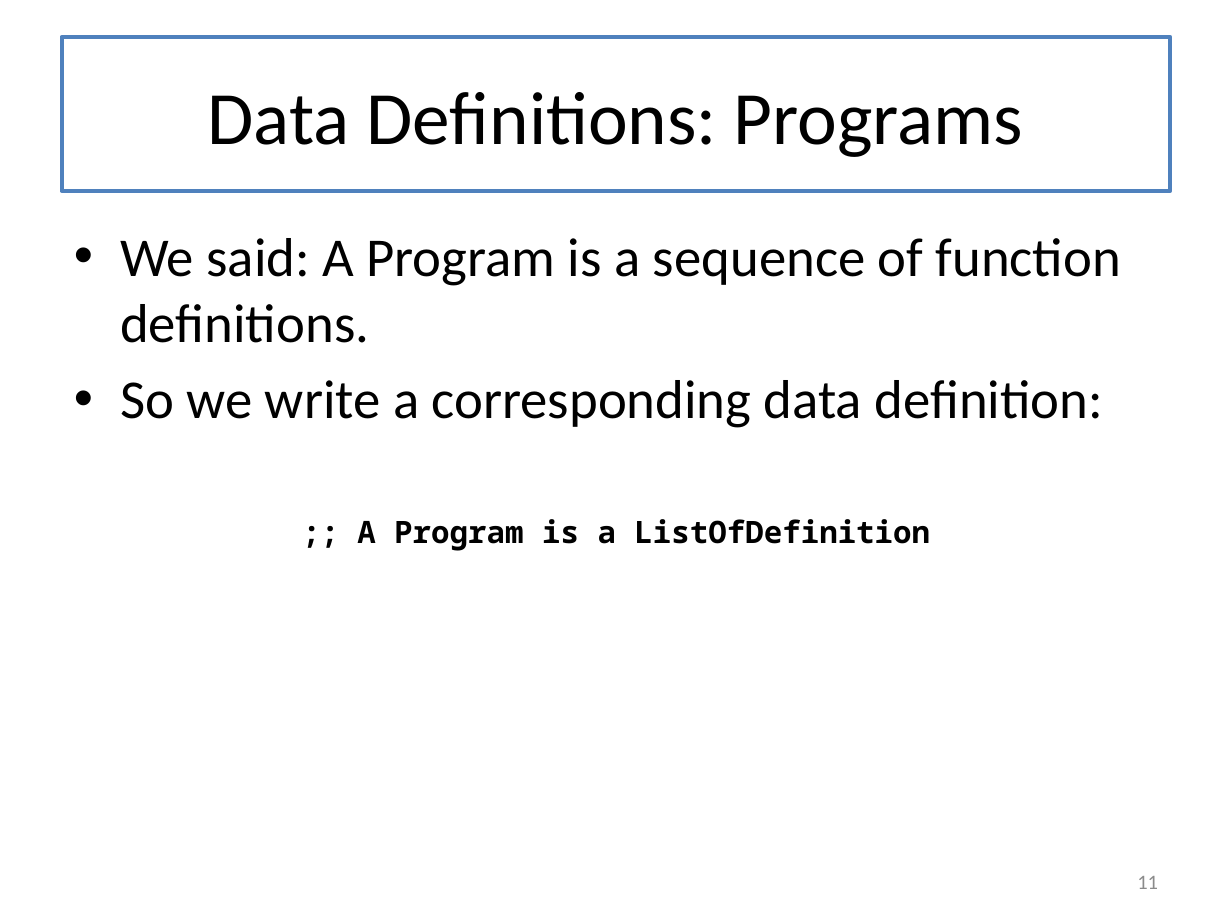
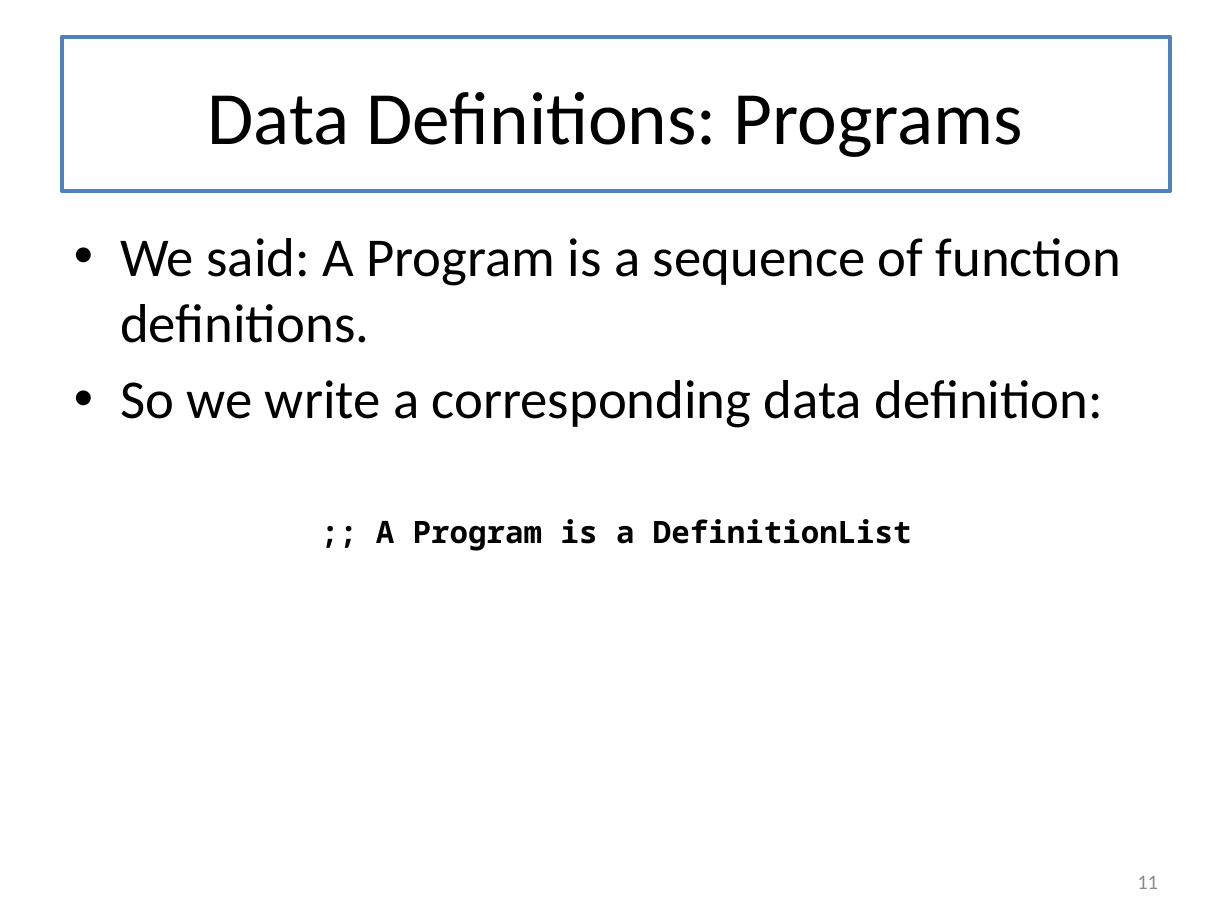
Before and after one commit to mwand/cs5010f17, a slide deck: slide 11 of Slides/Lesson 7.4 Case Study-- Undefined Variables.pptx. Drawn at 1232x924 pixels with LibreOffice and Linux fonts; fonts in the diff are those of the drawing. Boxes give left, top, right and bottom in pixels: in the first picture for what was removed or moved away, otherwise in the second. Text is boxed around its words. In the diff, an @@ line names an element or a change of style, - is before the commit and + after.

```diff
--- a/Slides/Lesson 7.4 Case Study-- Undefined Variables.pptx
+++ b/Slides/Lesson 7.4 Case Study-- Undefined Variables.pptx
@@ text at box(376, 519, 912, 551): text changed @@
-;; A Program is a ListOfDefinition
+;; A Program is a DefinitionList
```
Also in this commit, not shown: 8 other slides changed, 9 other files.
